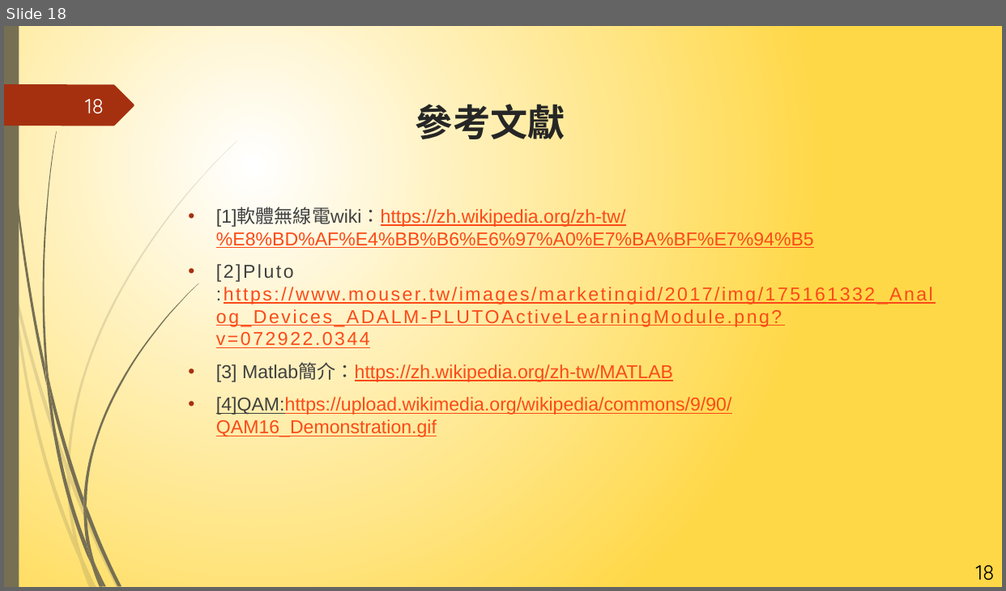
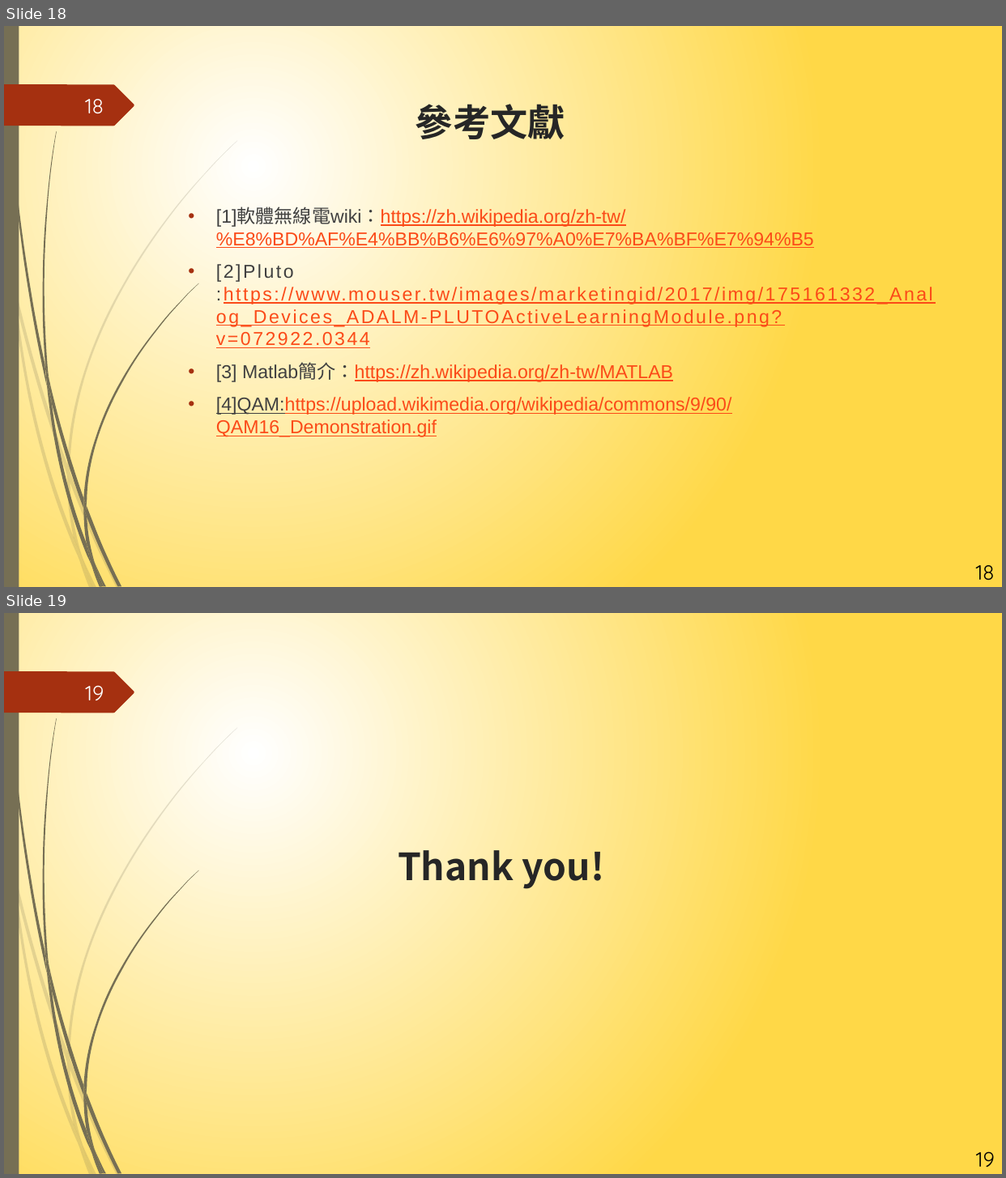
Before and after one commit to NIUWCSP/OTSM, a slide deck: report/以SDR實現OTSM通訊技術.pptx. Shown one above the other, each under a label of ours: slide 18 before the commit, slides 18 and 19 after it. The pictures are 1006x591 and 1006x1178 pixels, drawn with LibreOffice and Linux fonts; fonts in the diff are those of the drawing. Boxes give left, top, right and bottom in pixels: in the first picture for what was removed or moved away, otherwise in the second. Text is boxed around its words. In the diff, an @@ line names an element or a change of style, - is before the commit and + after.

```diff
--- a/report/以SDR實現OTSM通訊技術.pptx
+++ b/report/以SDR實現OTSM通訊技術.pptx
@@ slide 19 added at bbox=[4, 613, 1002, 1174], background gradient #FFFFFF to #FFD847; not listed: 24 template elements that a slide beside it also shows @@
@@ page number added at bbox=[85, 685, 104, 700], 20 pt, text #FEFFFF @@
+19
@@ title added at bbox=[398, 850, 605, 889], 36 pt, text #262626, bold @@
+Thank you!
@@ page number added at bbox=[976, 1152, 995, 1167], 20 pt, text #000000 @@
+19
```
Also in this commit, not shown: 7 slides changed, 1 slide removed.
